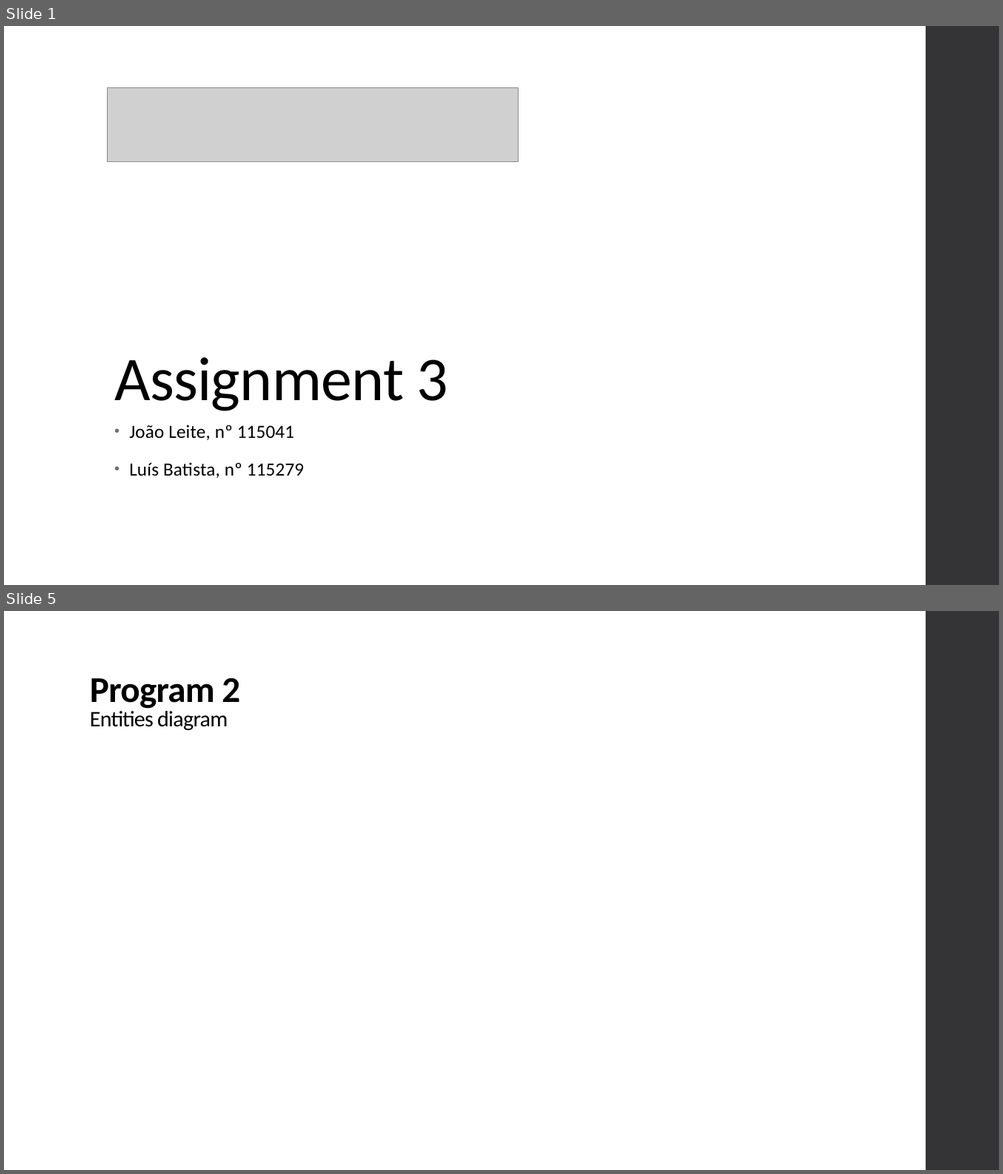
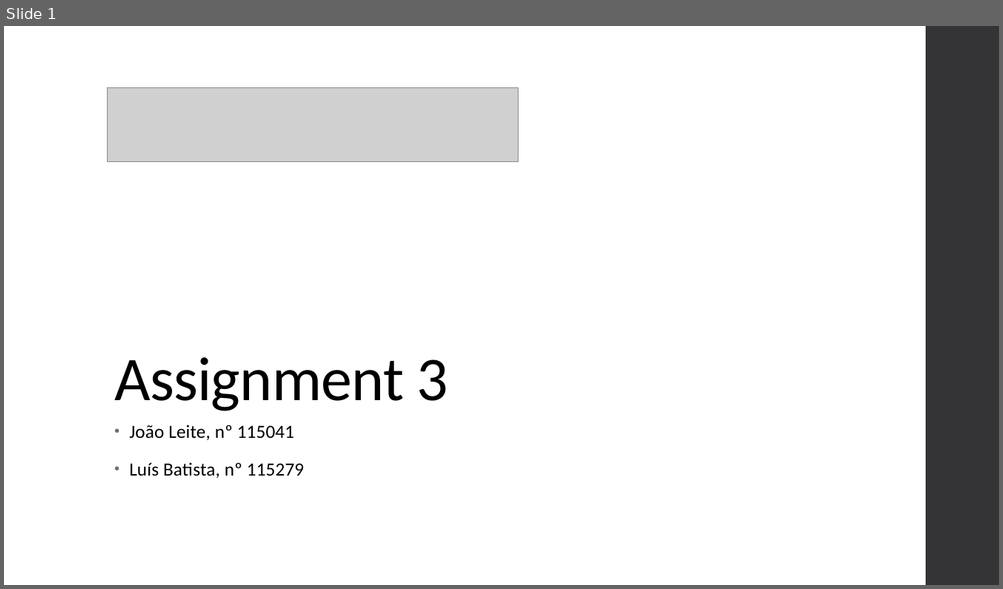
Before and after one commit to xL1fer/CLE_2022_2023, a slide deck: CLE3_T3G5/present.pptx. Shown one above the other, each under a label of ours: slides 1 and 5 before the commit, slide 1 after it; the slides between them are not shown. The pictures are 1003x1174 and 1003x589 pixels, drawn with LibreOffice and Linux fonts; fonts in the diff are those of the drawing; grey boxes stand for pictures. Boxes give left, top, right and bottom in pixels: in the first picture for what was removed or moved away, otherwise in the second. Text is boxed around its words. In the diff, an @@ line names an element or a change of style, - is before the commit and + after.

```diff
--- a/CLE3_T3G5/present.pptx
+++ b/CLE3_T3G5/present.pptx
@@ slide 5 removed at box(4, 611, 999, 1170), background #FFFFFF; not listed: 1 template element that a slide beside it also shows @@
@@ text removed at box(90, 678, 240, 730) @@
-Program 2
-Entities diagram
```
Also in this commit, not shown: 2 slides changed, 3 slides added, 3 other slides removed.
